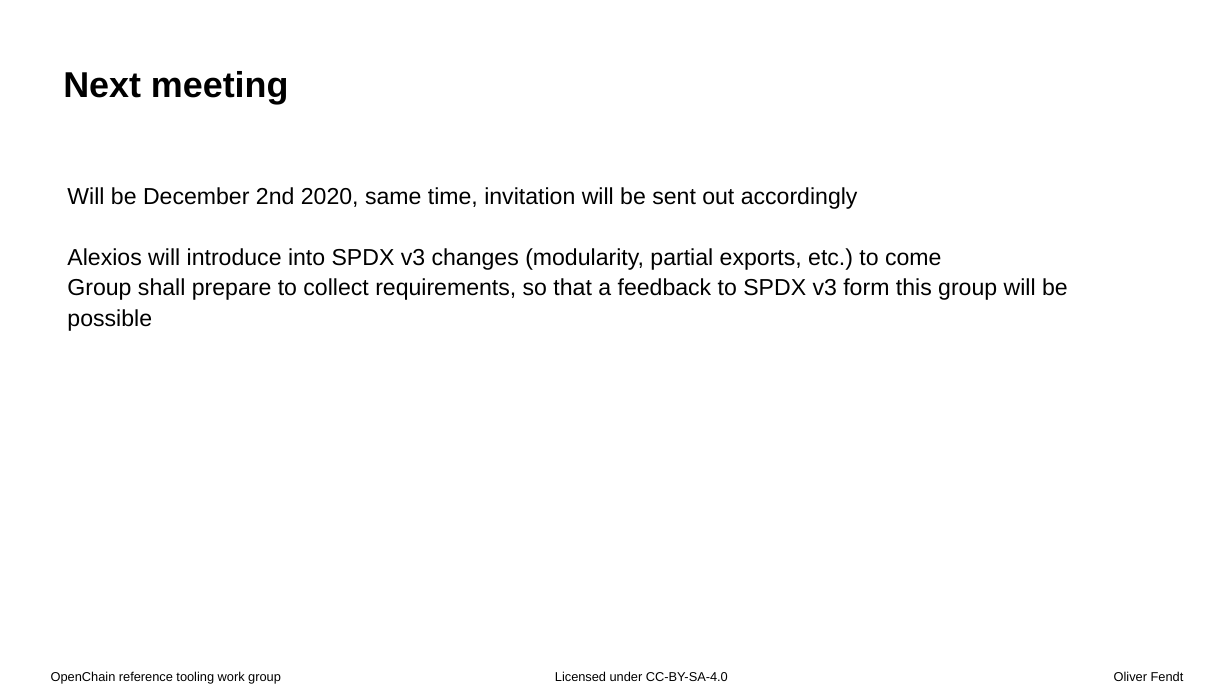
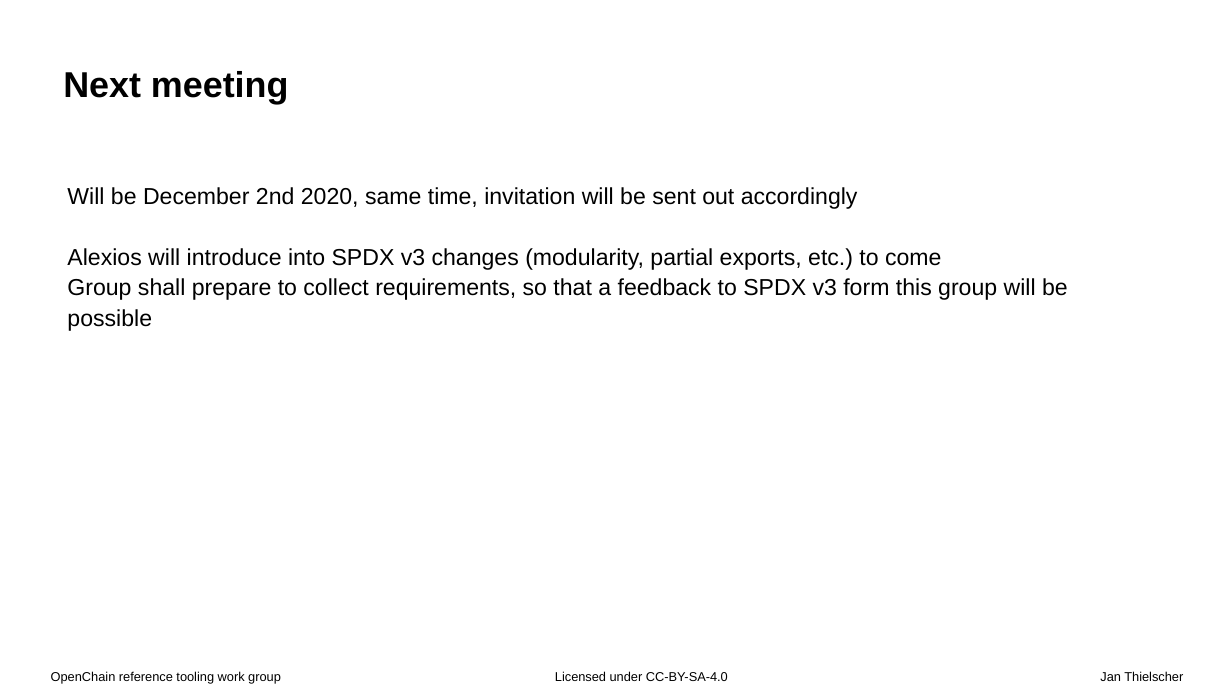
Before and after one commit to Open-Source-Compliance/Sharing-creates-value, a slide deck: slide 7 of Tooling-Landscape/Meeting-Material/Meeting-20201118/Presented-slides-2020-11-18.pptx. Drawn at 1232x693 pixels with LibreOffice and Linux fonts; fonts in the diff are those of the drawing; background and template pictures are left out. Boxes give left, top, right and bottom in pixels: in the first picture for what was removed or moved away, otherwise in the second. Text is boxed around its words. In the diff, an @@ line names an element or a change of style, - is before the commit and + after.

```diff
--- a/Tooling-Landscape/Meeting-Material/Meeting-20201118/Presented-slides-2020-11-18.pptx
+++ b/Tooling-Landscape/Meeting-Material/Meeting-20201118/Presented-slides-2020-11-18.pptx
@@ text at <box>1100,671,1183,681</box>: text changed @@
-Oliver Fendt
+Jan Thielscher
```
Also in this commit, not shown: 6 other slides changed.
